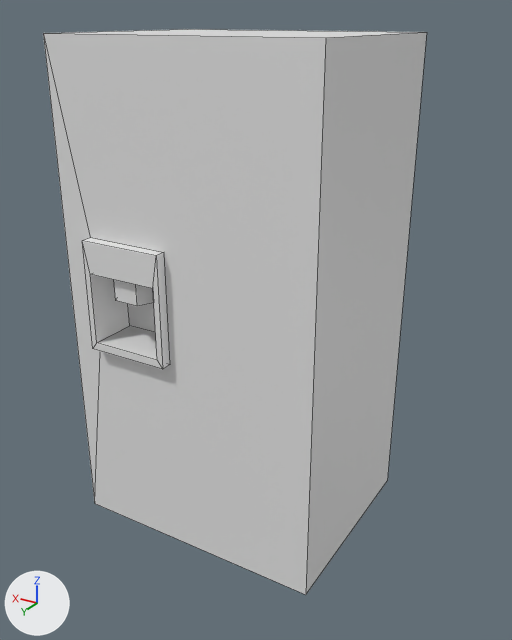
One commit to the Blender file Assets/3D object/Blender_hilut/fridge001.blend: the scene before it, then after it.
Camera for both pictures: a 50 mm camera at (-3.43, 5.46, 4.82) aimed at (-0.22, 0.13, 2.15). Arrows for +X, +Y and +Z are at lower left; the lights stay in place. Mesh edges are drawn as thin lines.

The first picture shows 'fridge', 'icemakerbase', 'icemakertube'.
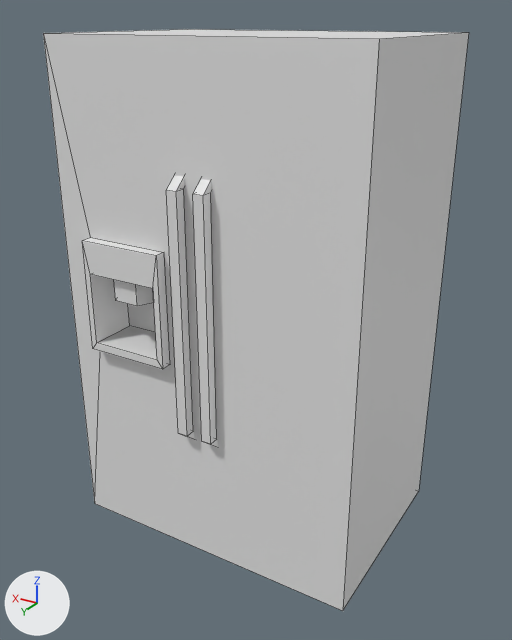
Commit message: edited fridge model

Changed parts and their boxes (x1, y1, x2, y2) in the pictures (512 x 640 px):
'fridge', reshaped (11% wider)
    before: (43, 29, 427, 595)
    after: (43, 29, 469, 611)
'fridgehandles', added
    after: (166, 176, 218, 447)

What changed in the scene script:
```text
Change me_cube:
    where me_cube.from_pydata(...)  # 16 vertices, 12 faces; spans x -1.0..1.0, y -1.0..1.0, z 0.0..2.0
    used by ob_fridge; location = (0.0, 0.0, 0.0); scale = (1.27, 1.0, 2.34)
    before: 6 (-1.0, 1.0, 2.0) at pixel (325, 37), 8 (-1.0, 1.0, 0.0) at pixel (305, 594), 10 (-1.0, -1.0, 2.0) at pixel (426, 32), 11 (-1.0, -1.0, 0.0) at pixel (387, 480)
    me_cube part 1
    add for i in [6, 8, 10, 11]: me_cube.vertices[i].co += Vector((-0.29, 0.0, 0.0))
Add me_cube_003:
    me_cube_003.from_pydata(...)  # 32 vertices, 24 faces; spans x -1.0..6.27, y -2.63..1.0, z -1.13..1.14
Add ob_fridgehandles:
    ob_fridgehandles = bpy.data.objects.new('fridgehandles', me_cube_003)
    ob_fridgehandles.location = (-0.3, 1.06, 2.46)
    ob_fridgehandles.scale = (0.0485, 0.0485, 1.11)
```
